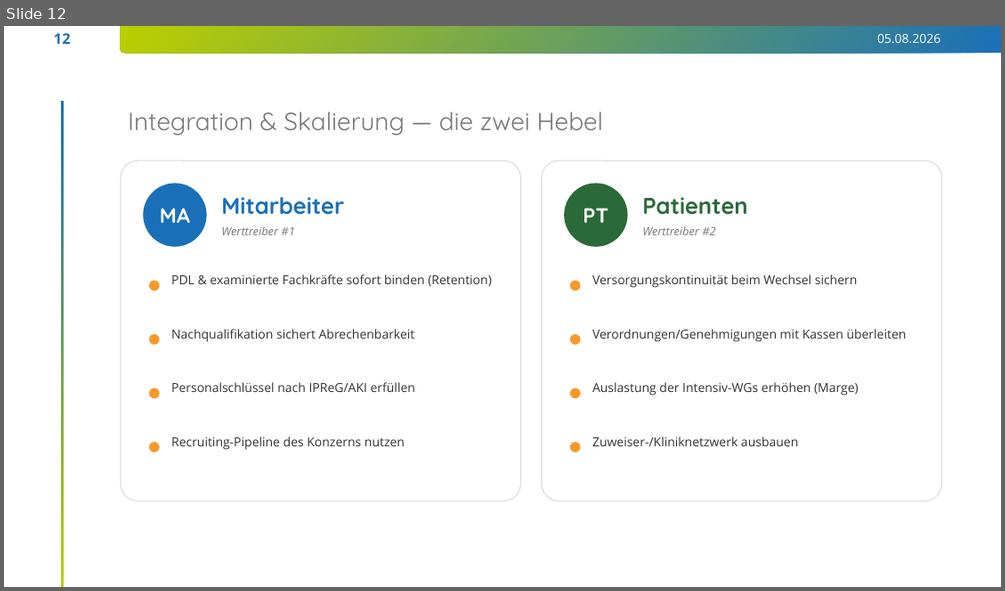
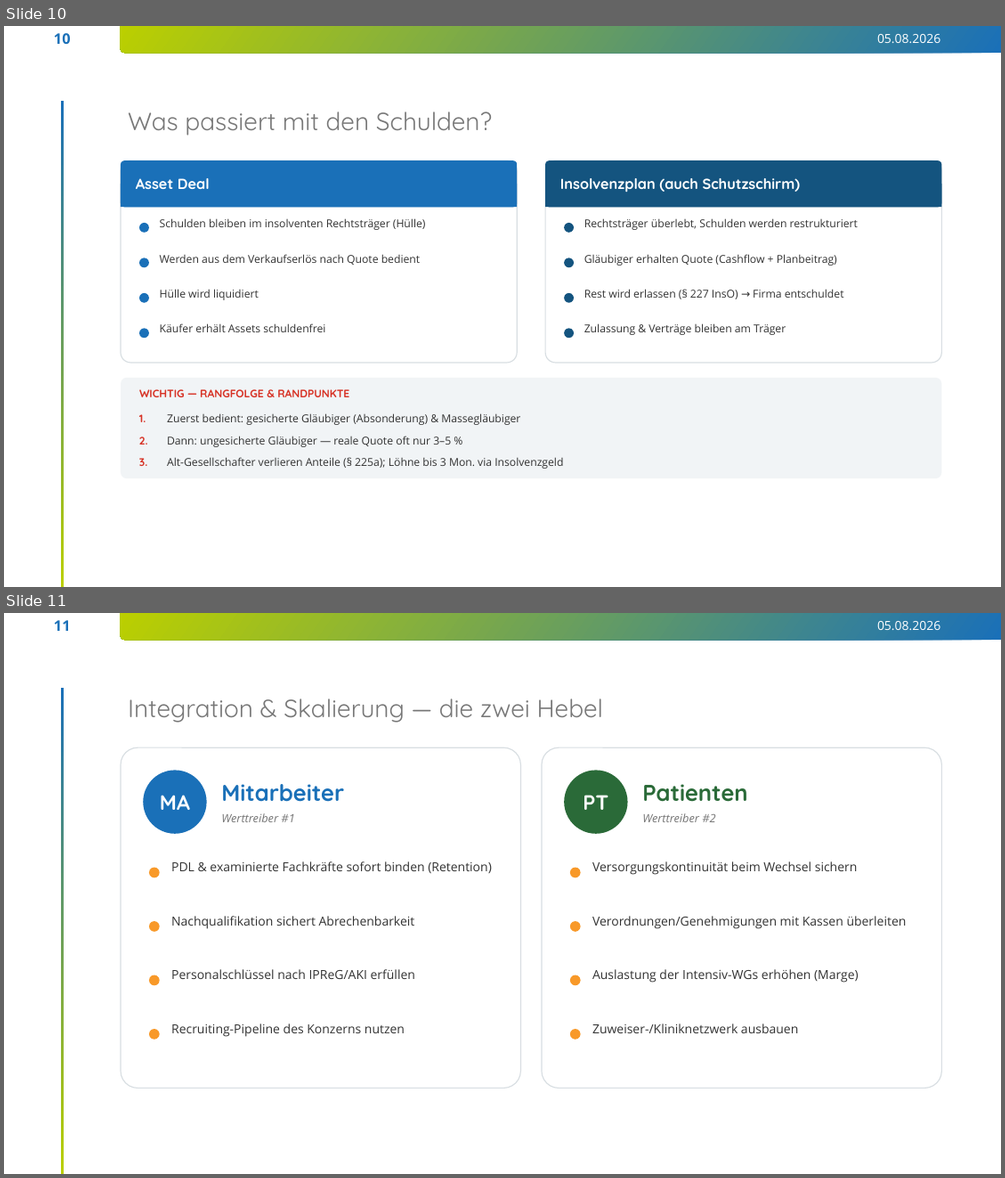
Before and after one commit to findingNemo0o0/repository, a slide deck: insolvenz-ma-pflege/InsolvenzProzess.pptx. Shown one above the other, each under a label of ours: slide 12 before the commit, slides 10 and 11 after it. The pictures are 1005x591 and 1005x1178 pixels, drawn with LibreOffice and Linux fonts; fonts in the diff are those of the drawing; background and template pictures are left out. Boxes give left, top, right and bottom in pixels: in the first picture for what was removed or moved away, otherwise in the second. Text is boxed around its words. In the diff, an @@ line names an element or a change of style, - is before the commit and + after.

```diff
--- a/insolvenz-ma-pflege/InsolvenzProzess.pptx
+++ b/insolvenz-ma-pflege/InsolvenzProzess.pptx
@@ slide 10 added at box(4, 26, 1001, 587), background #FFFFFF; not listed: 4 template elements that a slide beside it also shows @@
@@ title added at box(128, 111, 492, 135), 24 pt, text #777777 @@
+Was passiert mit den Schulden?
@@ rounded rectangle added at box(121, 160, 517, 362), fill #FFFFFF, outline #D8DEE2 1 pt @@
@@ rounded rectangle added at box(121, 160, 517, 207), fill #1A70B8 @@
@@ rectangle added at box(121, 184, 517, 207), fill #1A70B8 @@
@@ text added at box(136, 178, 210, 189), 14 pt, text #FFFFFF, bold @@
+Asset Deal
@@ rounded rectangle added at box(545, 160, 942, 362), fill #FFFFFF, outline #D8DEE2 1 pt @@
@@ rounded rectangle added at box(545, 160, 942, 207), fill #14547F @@
@@ rectangle added at box(545, 184, 942, 207), fill #14547F @@
@@ text added at box(560, 178, 801, 192), 14 pt, text #FFFFFF, bold @@
+Insolvenzplan (auch Schutzschirm)
@@ ellipse added at box(139, 223, 149, 232), fill #1A70B8 @@
@@ text added at box(160, 218, 426, 230), 10.5 pt, text #333333 @@
+Schulden bleiben im insolventen Rechtsträger (Hülle)
@@ ellipse added at box(564, 223, 574, 232), fill #14547F @@
@@ text added at box(584, 218, 858, 230), 10.5 pt, text #333333 @@
+Rechtsträger überlebt, Schulden werden restrukturiert
@@ ellipse added at box(139, 257, 149, 267), fill #1A70B8 @@
@@ text added at box(160, 254, 420, 265), 10.5 pt, text #333333 @@
+Werden aus dem Verkaufserlös nach Quote bedient
@@ ellipse added at box(564, 257, 574, 267), fill #14547F @@
@@ text added at box(584, 254, 837, 265), 10.5 pt, text #333333 @@
+Gläubiger erhalten Quote (Cashflow + Planbeitrag)
@@ text added at box(160, 289, 259, 300), 10.5 pt, text #333333 @@
+Hülle wird liquidiert
@@ text added at box(584, 289, 844, 299), 10.5 pt, text #333333 @@
+Rest wird erlassen (§ 227 InsO) → Firma entschuldet
@@ ellipse added at box(139, 293, 149, 303), fill #1A70B8 @@
@@ ellipse added at box(564, 293, 574, 303), fill #14547F @@
@@ ellipse added at box(139, 328, 149, 338), fill #1A70B8 @@
@@ text added at box(160, 323, 325, 332), 10.5 pt, text #333333 @@
+Käufer erhält Assets schuldenfrei
@@ ellipse added at box(564, 328, 574, 338), fill #14547F @@
@@ text added at box(584, 323, 785, 335), 10.5 pt, text #333333 @@
+Zulassung & Verträge bleiben am Träger
@@ rounded rectangle added at box(121, 378, 942, 478), fill #F1F4F6 @@
@@ text added at box(139, 389, 349, 397), 10.5 pt, text #D73225, bold @@
+WICHTIG — RANGFOLGE & RANDPUNKTE
@@ text added at box(139, 414, 146, 422), 10.5 pt, text #D73225, bold @@
+1.
@@ text added at box(167, 413, 520, 425), 10.5 pt, text #333333 @@
+Zuerst bedient: gesicherte Gläubiger (Absonderung) & Massegläubiger
@@ text added at box(139, 436, 148, 444), 10.5 pt, text #D73225, bold @@
+2.
@@ text added at box(167, 435, 451, 447), 10.5 pt, text #333333 @@
+Dann: ungesicherte Gläubiger — reale Quote oft nur 3–5 %
@@ text added at box(139, 458, 147, 466), 10.5 pt, text #D73225, bold @@
+3.
@@ text added at box(167, 457, 563, 468), 10.5 pt, text #333333 @@
+Alt-Gesellschafter verlieren Anteile (§ 225a); Löhne bis 3 Mon. via Insolvenzgeld
@@ what was slide 12 is now slide 11 @@
@@ page number at box(54, 620, 71, 631): text changed @@
-12
+11
```
Also in this commit, not shown: 4 slides changed, 3 other slides added, 5 slides removed, 1 other file.
